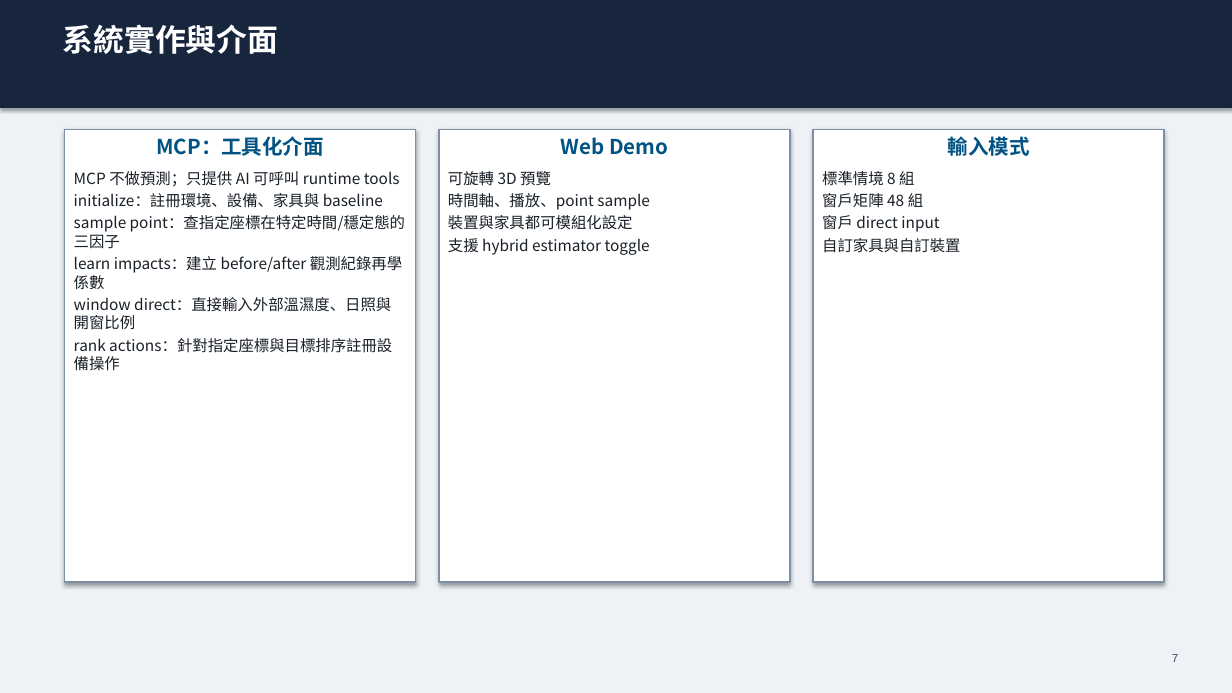
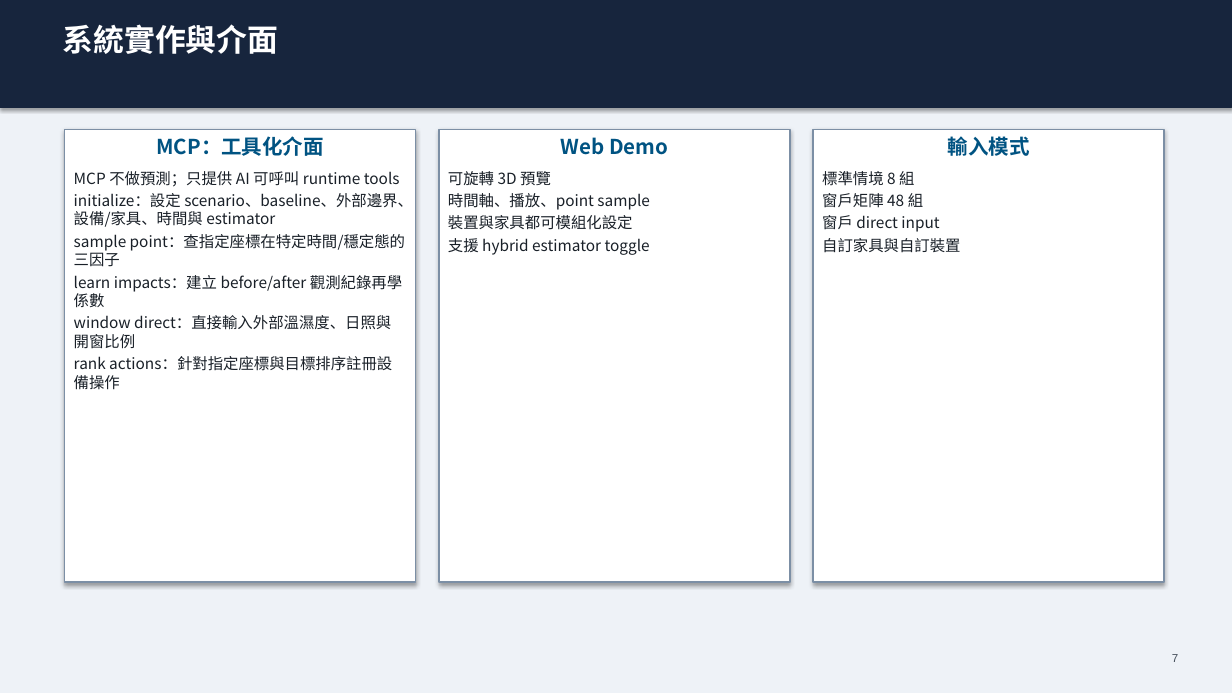
Before and after one commit to Yunitrish006006/A-Spatial-Digital-Twin-Prototype-for-Indoor-Spaces-with-Environmental-Factors, a slide deck: slide 7 of docs/papers/thesis/thesis_presentation_zh.pptx. Drawn at 1232x693 pixels with LibreOffice and Linux fonts; fonts in the diff are those of the drawing. Boxes give left, top, right and bottom in pixels: in the first picture for what was removed or moved away, otherwise in the second. Text is boxed around its words. In the diff, an @@ line names an element or a change of style, - is before the commit and + after.

```diff
--- a/docs/papers/thesis/thesis_presentation_zh.pptx
+++ b/docs/papers/thesis/thesis_presentation_zh.pptx
@@ text in rectangle at <box>74,193,413,227</box>: text changed @@
-initialize：註冊環境、設備、家具與 baseline
+initialize：設定 scenario、baseline、外部邊界、設備/家具、時間與 estimator
```
Also in this commit, not shown: 1 slide added, 1 slide removed, 25 other files.
